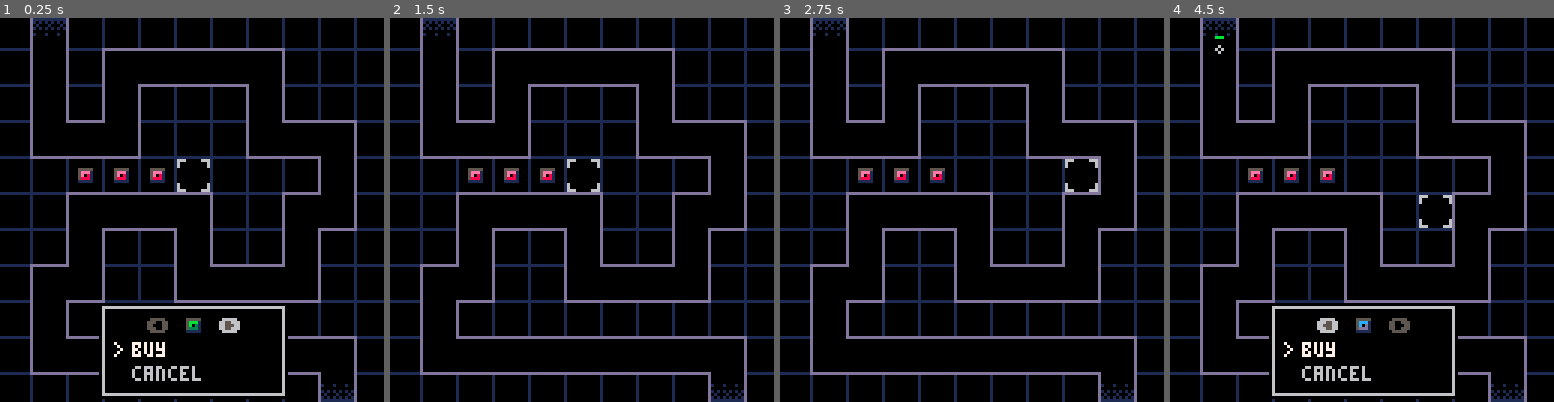
Above: before the commit, frames 1-4 (left to right).
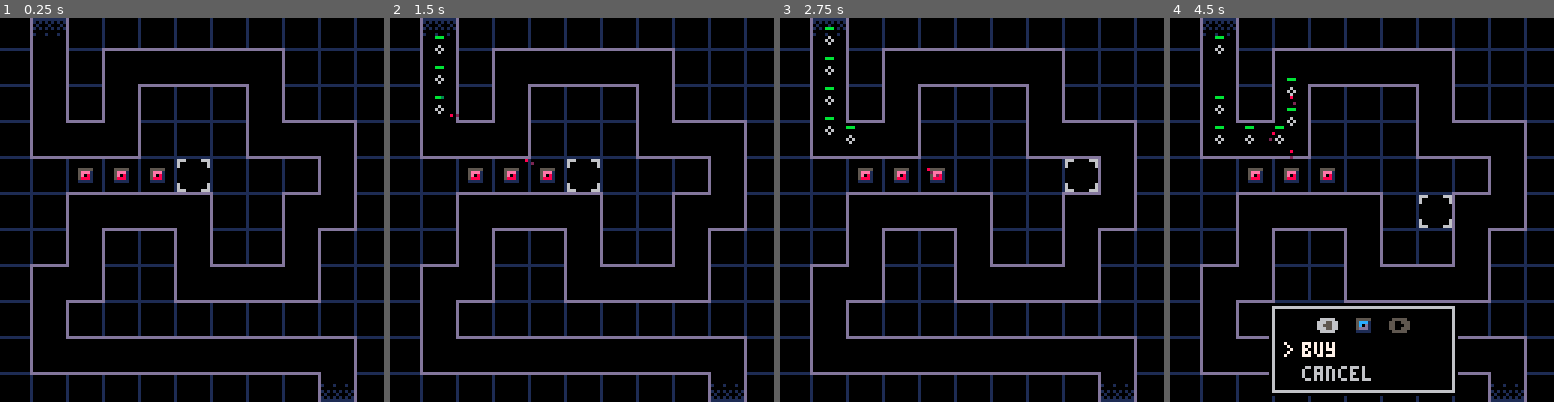
Above: after the commit, the same moments.

Repository: beardedsakimonkey/pixel_td.p8
Game: PICO-8 cartridge pixel_td.p8
Same seed, same stepped clock (60 frames per second), same inputs: the game is played once before the commit and once after it.
Inputs:
- Up to frame 1 (0.25 s): no input
- Up to frame 2 (1.5 s): tap X (X key) at 0.33, 1.07 s; tap O (Z key) at 0.7 s
- Up to frame 3 (2.75 s): hold Right 1.6-2.1 s; tap O (Z key) at 1.7, 2.1, 2.5 s; tap X (X key) at 1.85 s; hold Up 2.15-2.42 s; hold Right from 2.47 s (still down)
- Up to frame 4 (4.5 s): tap O (Z key) every 0.4 s from 2.9 to 4.1 s; tap X (X key) at 2.97, 4.08 s; release Right at 3.03 s; hold Left 3.08-3.58 s; hold Down 3.63-3.97 s; hold Right from 4.02 s (still down)

The runs differ from the first frame. In frame 1, 3.2% of the frame differs, in the area x 25-75%, y 74-100%; in frame 2, 0.2%; in frame 3, 0.2%; in frame 4, 1.1%.

Commit message:
add upgrade menu

Diff:
--- a/core.lua
+++ b/core.lua
@@ -60,7 +60,7 @@
     init_path_points()
 
     -- Initialize buy/upgrade/bonus menu
-    init_menus(do_buy)
+    init_menus()
 
     -- Make towers
     make_tower(TWR.red, 2, 4)
@@ -71,6 +71,18 @@
 function do_buy(menu)
     local g = p2g(sel.dst_x, sel.dst_y)
     make_tower(menu.sel_twr, g.x, g.y)
+end
+
+function do_sell(menu)
+    local twr = tbl_find(towers, twr_is_selected)
+    del(towers, twr)
+end
+
+function do_upgrade(menu)
+    local twr = tbl_find(towers, twr_is_selected)
+    local g = p2g(sel.dst_x, sel.dst_y)
+    make_tower(twr.type+3, g.x, g.y)
+    del(towers, twr)
 end
 
 -- Helps impl of selection movement
@@ -138,7 +150,7 @@
         sending -= 1
     end
     -- Update selection
-    if not buy_menu.open and not upgrade_menu.open then
+    if not buy_menu.is_open and not upg_menu.is_open then
         if btnp(B.left)  then move_selection(B.left) end
         if btnp(B.right) then move_selection(B.right) end
         if btnp(B.up)    then move_selection(B.up) end
@@ -166,17 +178,17 @@
     end
 
     -- Handle button press
-    if buy_menu.open then
+    if buy_menu.is_open then
         buy_menu:update()
-    elseif upgrade_menu.open then
-        upgrade_menu:update()
+    elseif upg_menu.is_open then
+        upg_menu:update()
     else
         if btnp(B.z) then
             local twr = tbl_find(towers, twr_is_selected)
             if twr then
-                upgrade_menu.open = true
+                upg_menu:open()
             else
-                buy_menu.open = true
+                buy_menu:open()
             end
         end
         if btnp(B.x) then
@@ -483,7 +495,7 @@
 
     -- Draw menus
     buy_menu:draw()
-    upgrade_menu:draw()
+    upg_menu:draw()
 
     -- if sending == 0 then
     --     local c = (t%4 == 0 or (t-1)%4 == 0) and C.pink or C.orange
--- a/menu.lua
+++ b/menu.lua
@@ -1,48 +1,43 @@
--- Public
 buy_menu = nil
-upgrade_menu = nil
+upg_menu = nil
 
 --------------------------------------------------------------------------------
 local Menu = {}
 
-function Menu.new(x, y, w, h)
+function Menu.new(cfg)
     local m = {
-        x=x, y=y,
-        w=w, h=h,
-        open=false,
+        x=cfg.x, y=cfg.y,
+        w=cfg.w, h=cfg.h,
+        is_open=false,
         items={},
         sel_item=1,
+        items_y=cfg.items_y,
     }
     setmetatable(m, {__index = Menu})
     return m
 end
 
 function Menu:draw()
-    if not self.open then return end
-    -- Draw menu
+    if not self.is_open then return end
     do
-        local x1, y1, x2, y2 = self.x, self.y, self.x+self.w, self.y+self.h
+        local x1, y1, x2, y2 = self.x, self.y, self.x+self.w-1, self.y+self.h-1
         rect(x1-2, y1-2, x2+2, y2+2, C.black)
         rect(x1-1, y1-1, x2+1, y2+1, C.light_gray)
         rectfill(x1, y1, x2, y2, C.black)
     end
 
-    -- Draw menu items
     for i, item in ipairs(self.items) do
         local color = (i == self.sel_item) and C.white or C.light_gray
-        print(item.text, self.x+9, self.y+item.y, color)
+        print(item.text, self.x+9, self.y+self.items_y+8*(i-1), color)
     end
 
-    -- Draw menu item arrow
-    print('>', self.x+3, self.y+self.items[self.sel_item].y, C.white)
+    print('>', self.x+3, self.y+self.items_y+8*(self.sel_item-1), C.white)
 
-    if self.draw_extra then
-        self:draw_extra()
-    end
+    if self.draw_extra then self:draw_extra() end
 end
 
 function Menu:update()
-    if not self.open then return end
+    if not self.is_open then return end
     if btnp(B.up) then
         self.sel_item = wrap(1, self.sel_item-1, #self.items)
     end
@@ -57,23 +52,25 @@
         self:close()
     end
 
-    if self.update_extra then
-        self:update_extra()
-    end
+    if self.update_extra then self:update_extra() end
 end
 
 function Menu:close()
-    self.open = false
+    self.is_open = false
+end
+
+function Menu:open()
     self.sel_item = 1
+    self.is_open = true
+    if self.open_extra then self:open_extra() end
 end
 --------------------------------------------------------------------------------
 
-function init_menus(do_buy)
-    buy_menu = Menu.new(35, 97, 58, 27)
-    add(buy_menu.items, {text='buy', y=11, cb=do_buy})
-    add(buy_menu.items, {text='cancel', y=11+8, cb=buy_menu.close})
+function init_menus()
+    buy_menu = Menu.new({x=35, y=97, w=59, h=27, items_y=11})
+    add(buy_menu.items, {text='buy',    cb=do_buy})
+    add(buy_menu.items, {text='cancel', cb=buy_menu.close})
 
-    buy_menu.open = true
     buy_menu.sel_twr = 1
 
     function buy_menu:update_extra()
@@ -86,8 +83,6 @@
     function buy_menu:draw_extra()
         local can_left = self.sel_twr > 1
         local can_right = self.sel_twr < 3
-
-        -- Draw left button
         if can_left then
             local off_x = self.pressing_left and -1 or 0
             rectfill(self.x+16+off_x, self.y+4,
@@ -96,8 +91,6 @@
         else
             print('⬅️', self.x+14, self.y+3, C.dark_gray)
         end
-
-        -- Draw right button
         if can_right then
             local off_x = self.pressing_right and 1 or 0
             rectfill(self.x+40+off_x, self.y+4,
@@ -106,10 +99,20 @@
         else
             print('➡️', self.x+38, self.y+3, C.dark_gray)
         end
-
-        -- Draw tower
         spr(self.sel_twr, self.x+26, self.y+2)
     end
 
-    upgrade_menu = Menu.new(1, 2, 1, 2)
+    upg_menu = Menu.new({x=35, y=89, w=59, h=36, items_y=12})
+    add(upg_menu.items, {text='upgrade', cb=do_upgrade})
+    add(upg_menu.items, {text='sell',    cb=do_sell})
+    add(upg_menu.items, {text='cancel',  cb=upg_menu.close})
+
+    function upg_menu:draw_extra()
+        spr(self.twr, self.x+26, self.y+2)
+    end
+
+    function upg_menu:open_extra()
+        local twr = tbl_find(towers, twr_is_selected)
+        self.twr = twr.type
+    end
 end
--- a/util.lua
+++ b/util.lua
@@ -33,7 +33,7 @@
     return 1 - (1-t)^2
 end
 
-local function wrap(min, v, max)
+function wrap(min, v, max)
     if v > max then return min end
     if v < min then return max end
     return v
